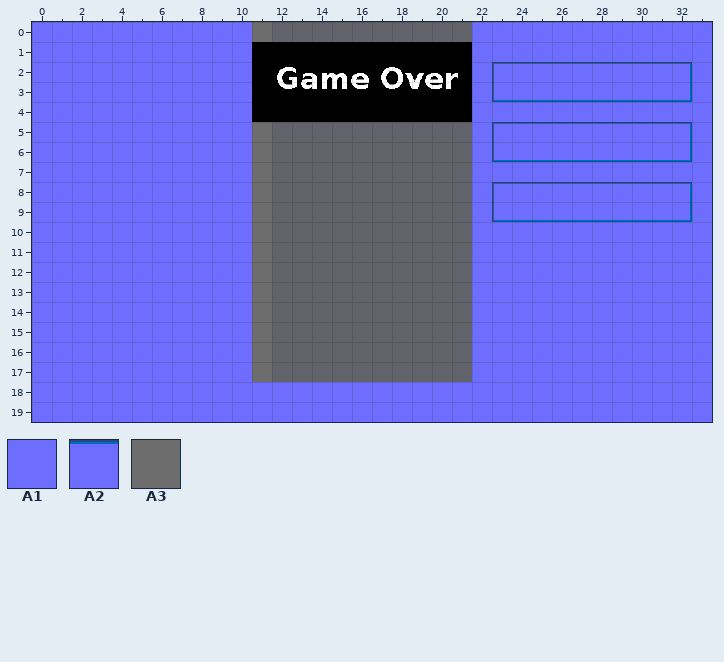
Two versions of a level (Tiled map, res/playfield_background.tmx). This is how it looked before the edit.
Cells are 24x24 px. Shown: x 0..33, y 0..19.
Key: from "background": A1 1, A2 3, A3 11.
__ is an empty cell.
Layers that did not change in this view are not listed.
Layer "Tile Layer 1" before, first column x 0:
14 A1 A1 A1 A1 A1 A1 A1 A1 A1 A1 A1 A3 __ __
15 A1 A1 A1 A1 A1 A1 A1 A1 A1 A1 A1 A3 __ __
16 A1 A1 A1 A1 A1 A1 A1 A1 A1 A1 A1 A3 __ __
17 A1 A1 A1 A1 A1 A1 A1 A1 A1 A1 A1 A3 __ __
18 A1 A1 A1 A1 A1 A1 A1 A1 A1 A1 A1 A1 A1 A1
19 A1 A1 A1 A1 A1 A1 A1 A1 A1 A1 A1 A1 A1 A1
And afterwards:
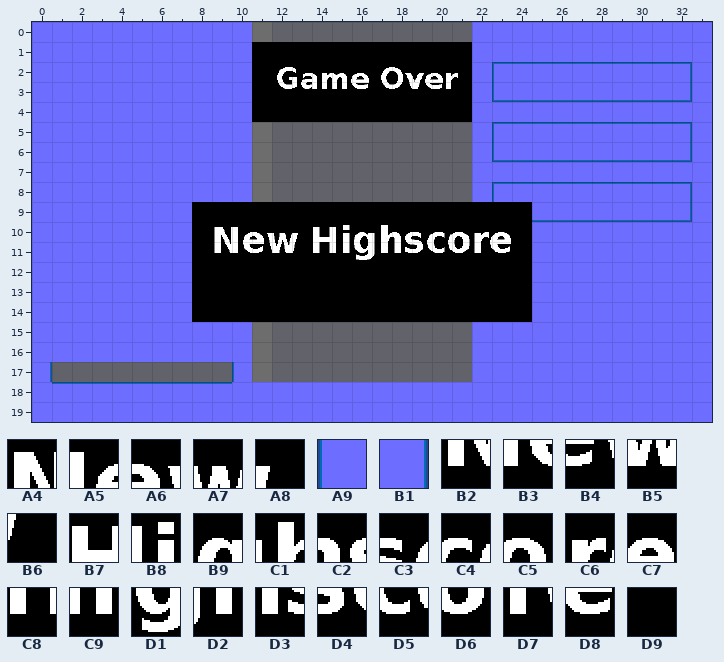
Further tiles: from "background": A4 5, A5 6, A6 7, A7 8, A8 9, A9 12, B1 14, B2 15, B3 16, B4 17, B5 18, B6 19, B7 50, B8 51, B9 52, C1 53, C2 54, C3 55, C4 56, C5 57, C6 58, C7 59, C8 60, C9 61, D1 62, D2 63, D3 64, D4 65, D5 66, D6 67, D7 68, D8 69, D9 89.
Tiles of an added or newly shown layer are drawn over the layers below it.
From old to new:
Changed rows in their new state; .. is an unchanged cell.
Layer "Tile Layer 1":
first column x 0:
17 B1 __ __ __ __ __ __ __ __ __ A9
18 .. A2 A2 A2 A2 A2 A2 A2 A2 A2 ..
Layer "Tile Layer 2" (now shown):
first column x 8:
 9 D9 D9 D9 D9 D9 D9 D9 D9 D9 D9 D9 D9 D9 D9 D9 D9 D9
10 D9 A4 A5 A6 A7 A8 B7 B8 B9 C1 C2 C3 C4 C5 C6 C7 D9
11 D9 B2 B3 B4 B5 B6 C8 C9 D1 D2 D3 D4 D5 D6 D7 D8 D9
12 D9 D9 D9 D9 D9 D9 D9 D9 D9 D9 D9 D9 D9 D9 D9 D9 D9
13 D9 D9 D9 D9 D9 D9 D9 D9 D9 D9 D9 D9 D9 D9 D9 D9 D9
14 D9 D9 D9 D9 D9 D9 D9 D9 D9 D9 D9 D9 D9 D9 D9 D9 D9
